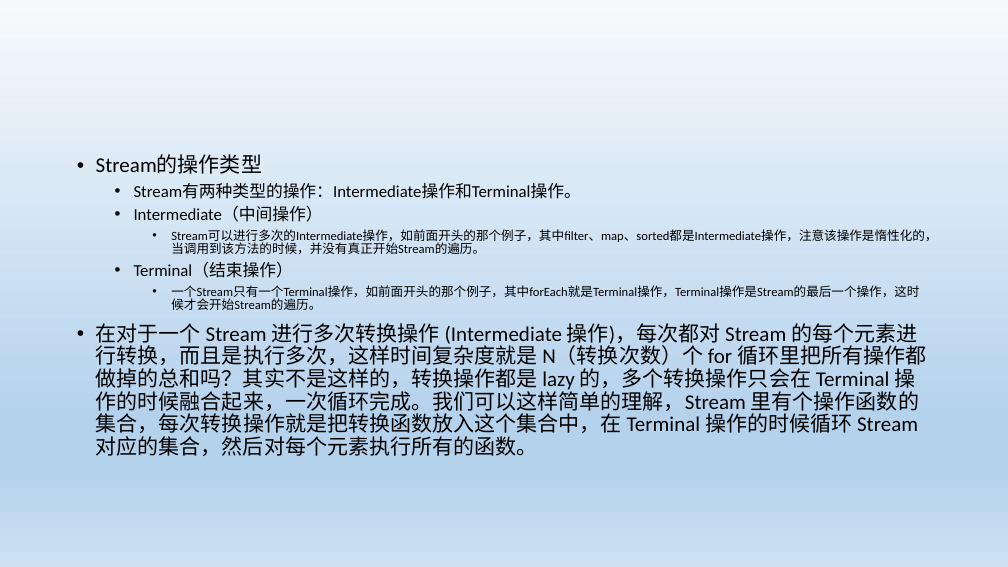
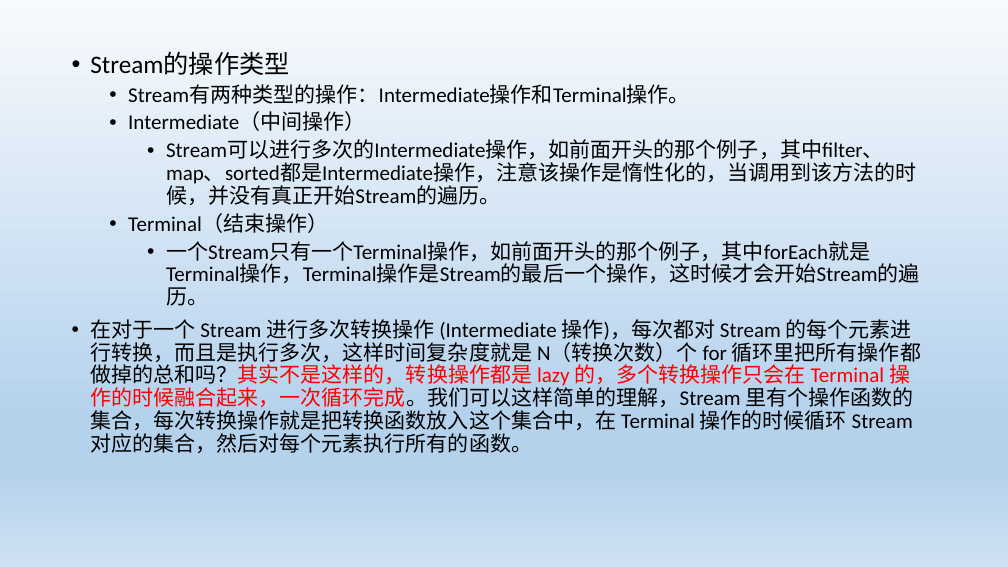
Before and after one commit to blackdancers/Java8Tutorial, a slide deck: slide 23 of src/main/resources/JAVA 8 Lambda表达式.pptx. Drawn at 1008x567 pixels with LibreOffice and Linux fonts; fonts in the diff are those of the drawing. Boxes give left, top, right and bottom in pixels: in the first picture for what was removed or moved away, otherwise in the second. Text is boxed around its words. In the diff, an @@ line names an element or a change of style, - is before the commit and + after.

Commit message:
stream

```diff
--- a/src/main/resources/JAVA 8 Lambda表达式.pptx
+++ b/src/main/resources/JAVA 8 Lambda表达式.pptx
@@ text "Stream的操作类型": place and size @@
-text "Stream的操作类型" at box(96, 155, 937, 456)
+text "Stream的操作类型" at box(90, 52, 921, 453)
@@ text "Stream的操作类型" at box(90, 52, 921, 453): size 20 to 24 pt in "Stream的操作类型"; size 16 to 20 pt in "Stream有两种类型的操作：Intermediate操作和Terminal操作。", "Intermediate（中间操作）", "Terminal（结束操作）"; size 12 to 20 pt in "Stream可以进行多次的Intermediate操作，如前面开头的那个例子，其中filter、map、sorted都是 ...", "一个Stream只有一个Terminal操作，如前面开头的那个例子，其中forEach就是Terminal操作，Term ..."; text colour #000000 to #FF0000 in "循环里把所有操作都做掉的总和吗？其实不是这样的，转换操作都是 lazy 的，多个转换操作只会在 Terminal 操作的 ..." @@
```
Also in this commit, not shown: 3 other files.
